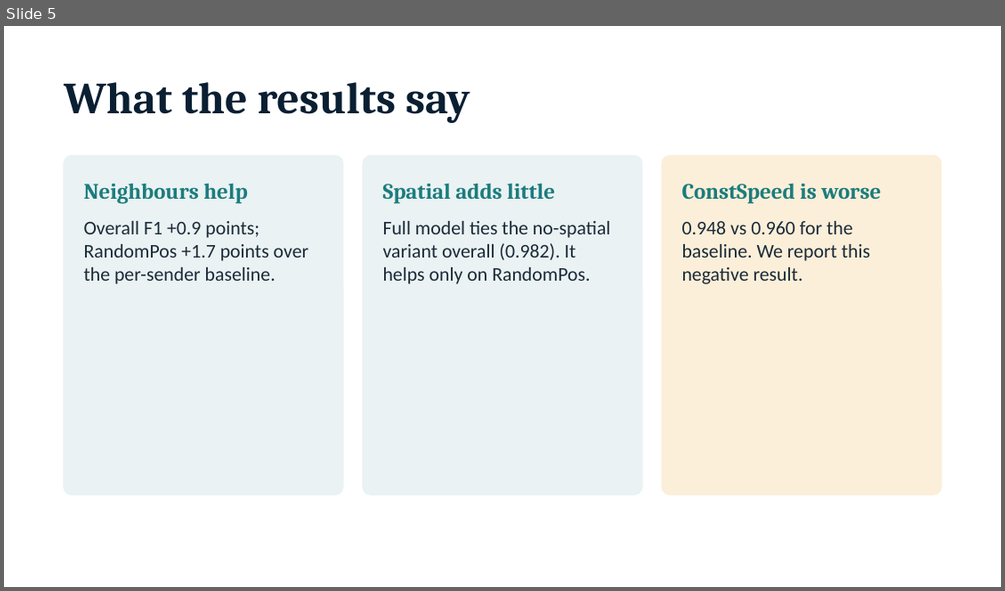
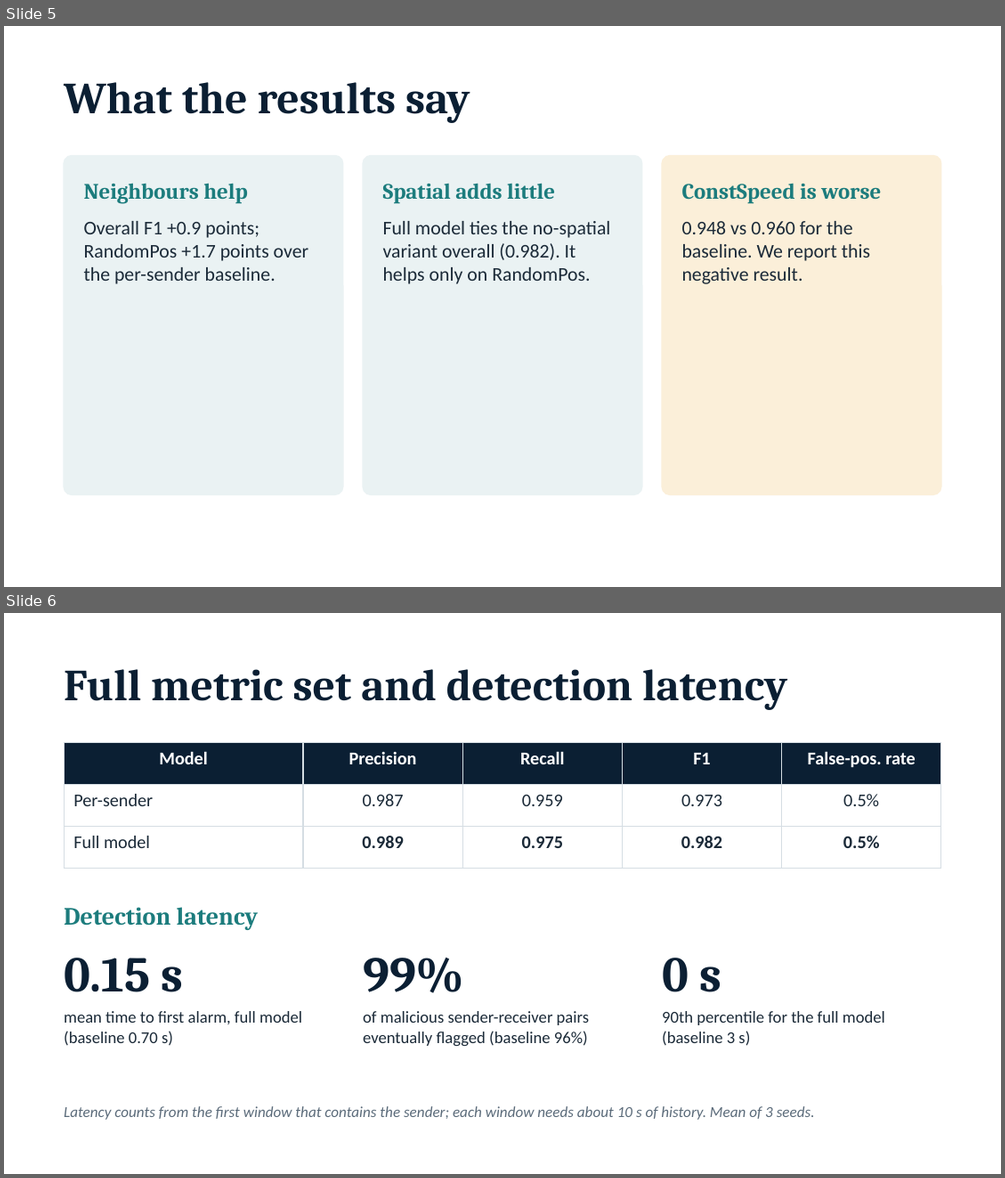
Before and after one commit to ShlokNambiar/Major-Project-, a slide deck: presentation/progress_update.pptx. Shown one above the other, each under a label of ours: slide 5 before the commit, slides 5 and 6 after it. The pictures are 1005x591 and 1005x1178 pixels, drawn with LibreOffice and Linux fonts; fonts in the diff are those of the drawing. Boxes give left, top, right and bottom in pixels: in the first picture for what was removed or moved away, otherwise in the second. Text is boxed around its words. In the diff, an @@ line names an element or a change of style, - is before the commit and + after.

```diff
--- a/presentation/progress_update.pptx
+++ b/presentation/progress_update.pptx
@@ slide 6 added at (4, 613, 1001, 1174), background #FFFFFF @@
@@ text added at (64, 669, 787, 710), 32 pt, text #0B1F33, bold @@
+Full metric set and detection latency
@@ table added at (64, 743, 941, 852), 3 rows, 5 columns @@
+Model | Precision | Recall | F1 | False-pos. rate
+Per-sender | 0.987 | 0.959 | 0.973 | 0.5%
+Full model | 0.989 | 0.975 | 0.982 | 0.5%
@@ text added at (64, 907, 259, 930), 18 pt, text #1C7C7D, bold @@
+Detection latency
@@ text added at (64, 957, 184, 992), 36 pt, text #0B1F33, bold @@
+0.15 s
@@ text added at (363, 957, 464, 993), 36 pt, text #0B1F33, bold @@
+99%
@@ text added at (662, 957, 721, 992), 36 pt, text #0B1F33, bold @@
+0 s
@@ text added at (64, 1011, 302, 1046), 12 pt, text #1B2A38 @@
+mean time to first alarm, full model (baseline 0.70 s)
@@ text added at (363, 1011, 589, 1046), 12 pt, text #1B2A38 @@
+of malicious sender-receiver pairs eventually flagged (baseline 96%)
@@ text added at (662, 1011, 885, 1046), 12 pt, text #1B2A38 @@
+90th percentile for the full model (baseline 3 s)
@@ text added at (64, 1106, 815, 1119), 11 pt, text #5B6B7A, italic @@
+Latency counts from the first window that contains the sender; each window needs about 10 s of history. Mean of 3 seeds.
```
Also in this commit, not shown: 1 slide changed, 1 other slide added, 1 slide removed, 2 other files.
